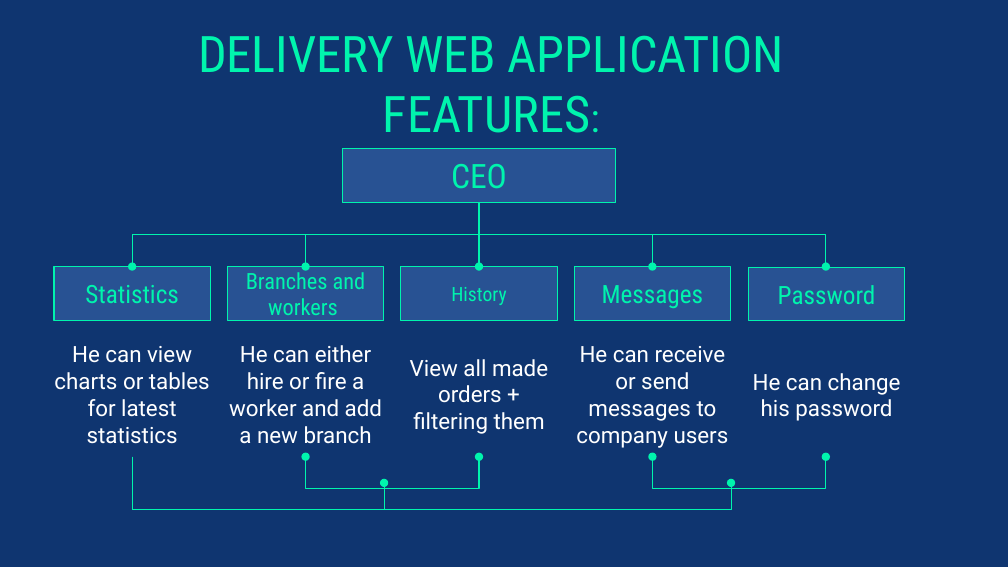
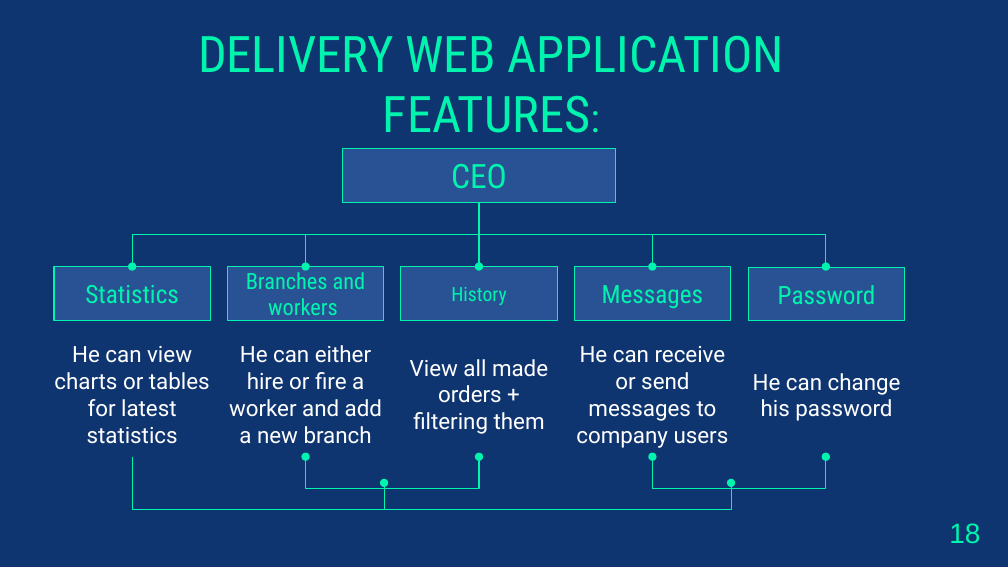
Before and after one commit to AntonioMakdissi/seniorProject, a slide deck: slide 24 of Report/CENG495_CCE_FINAL_PPT_ANTONIO_FAWZY.pptx (slide 19 before the commit). Drawn at 1008x567 pixels with LibreOffice and Linux fonts; fonts in the diff are those of the drawing. Boxes give left, top, right and bottom in pixels: in the first picture for what was removed or moved away, otherwise in the second. Text is boxed around its words. In the diff, an @@ line names an element or a change of style, - is before the commit and + after.

```diff
--- a/Report/CENG495_CCE_FINAL_PPT_ANTONIO_FAWZY.pptx
+++ b/Report/CENG495_CCE_FINAL_PPT_ANTONIO_FAWZY.pptx
@@ text added at [949, 523, 980, 544], 20 pt, text #00F4AD @@
+18
```
Also in this commit, not shown: 26 other slides changed, 6 slides added, 1 slide removed, 2 other files.
